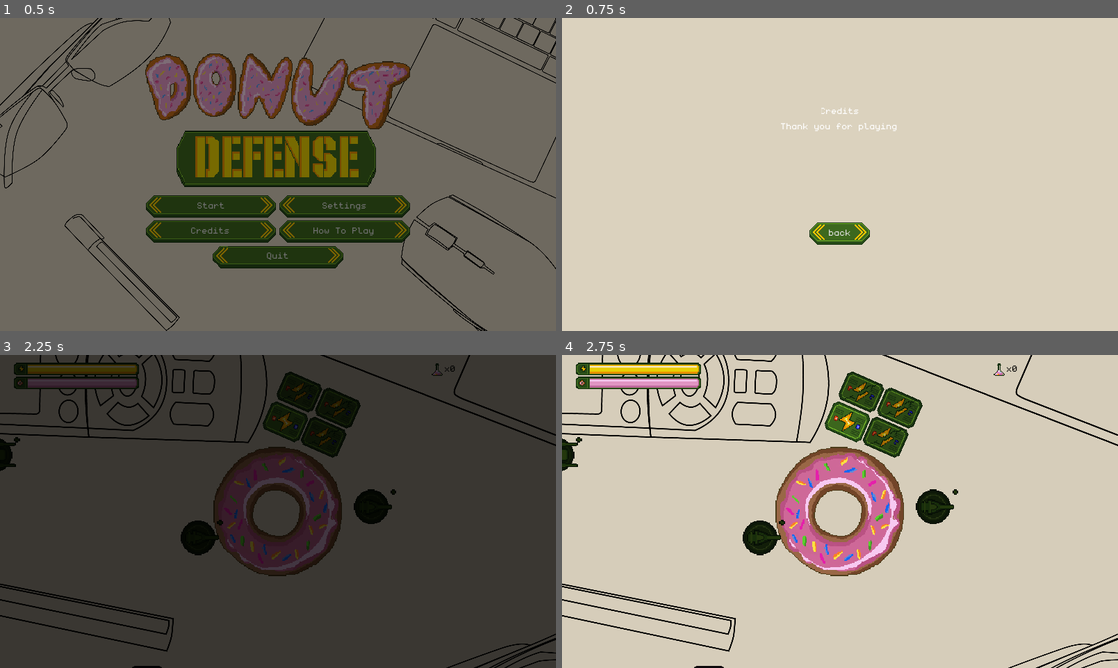
Above: before the commit, frames 1-4 (two rows, left to right).
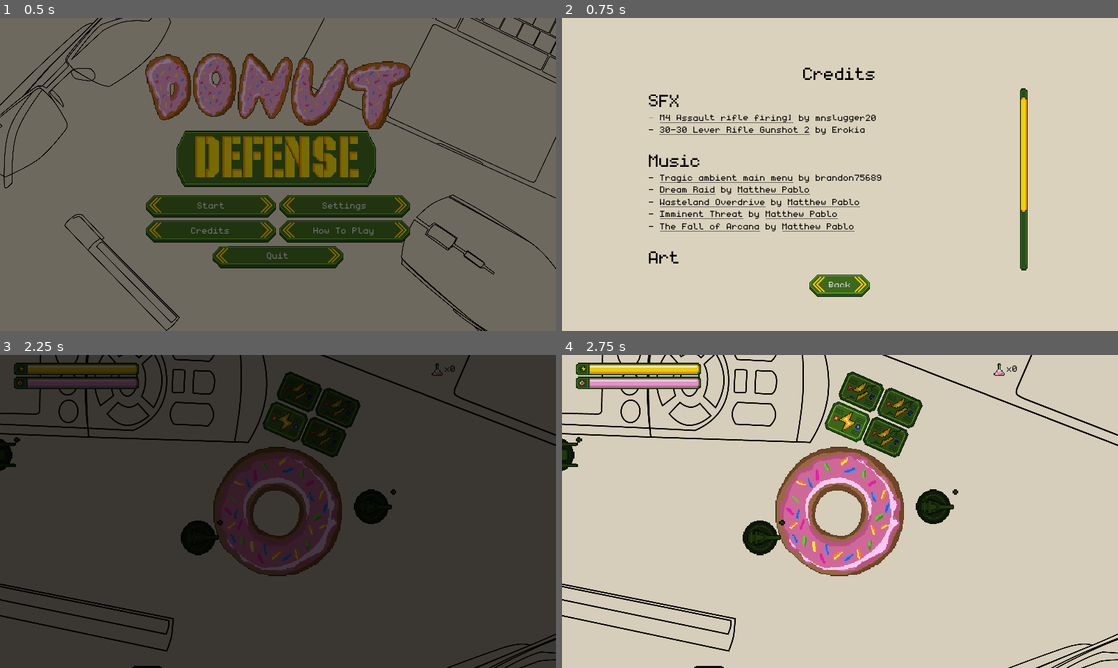
Above: after the commit, the same moments.

Repository: dmitriy-shmilo/gogodot-2021
Game: Godot game, scene res://title_screen/title_screen.tscn
The game is run twice, just before and just after one commit, with the same random seed, the same clock (stepped at 60 frames per second) and the same inputs. The engine's default icon, where the game draws it, is replaced by a stand-in: a white triangle on a blue panel in a dark square. Sound files missing from this copy of the repository are replaced by a short silence.
Inputs:
- Up to frame 1 (0.5 s): no input
- Up to frame 2 (0.75 s): click "Credits" at 0.5 s
- Up to frame 3 (2.25 s): click "back" (after the commit: "Back") at 1.25 s; click "Start" at 2 s
- Up to frame 4 (2.75 s): no input

Frame 1 is identical in both runs. In frame 2, 5.2% of the frame differs, in the area x 15-84%, y 15-90%; in frame 3, less than 0.1%; in frame 4, less than 0.1%.

Commit message:
Localize credits, style vertical scrollbars.

Diff:
--- a/src/credits_screen/credits_screen.gd
+++ b/src/credits_screen/credits_screen.gd
@@ -1,4 +1,9 @@
 extends VBoxContainer
+
+onready var _credits_text: RichTextLabel = $"CreditsText"
+
+func _ready() -> void:
+	_credits_text.bbcode_text = tr("ui_credits_text")
 
 
 func _on_CreditsText_meta_clicked(meta):
--- a/src/credits_screen/credits_screen.tscn
+++ b/src/credits_screen/credits_screen.tscn
@@ -1,16 +1,17 @@
-[gd_scene load_steps=4 format=2]
+[gd_scene load_steps=5 format=2]
 
 [ext_resource path="res://credits_screen/credits_screen.gd" type="Script" id=1]
 [ext_resource path="res://ui/cancel_shortcut.tres" type="ShortCut" id=2]
 [ext_resource path="res://ui/default_theme.tres" type="Theme" id=3]
+[ext_resource path="res://ui/font_large.tres" type="DynamicFont" id=4]
 
 [node name="CreditsScreen" type="VBoxContainer"]
 anchor_right = 1.0
 anchor_bottom = 1.0
 margin_left = 100.0
-margin_top = 100.0
+margin_top = 50.0
 margin_right = -100.0
-margin_bottom = -100.0
+margin_bottom = -40.0
 theme = ExtResource( 3 )
 script = ExtResource( 1 )
 __meta__ = {
@@ -18,33 +19,38 @@
 }
 
 [node name="TitleLabel" type="Label" parent="."]
-margin_right = 824.0
-margin_bottom = 14.0
+margin_right = 440.0
+margin_bottom = 26.0
+custom_colors/font_color = Color( 0, 0, 0, 1 )
+custom_fonts/font = ExtResource( 4 )
 text = "Credits"
 align = 1
 
 [node name="CreditsText" type="RichTextLabel" parent="."]
-margin_top = 18.0
-margin_right = 824.0
-margin_bottom = 376.0
+margin_top = 30.0
+margin_right = 440.0
+margin_bottom = 241.0
 size_flags_vertical = 3
+theme = ExtResource( 3 )
 bbcode_enabled = true
-bbcode_text = "[center]Thank you for playing[/center]"
-text = "Thank you for playing"
+bbcode_text = "ui_credits_text"
+text = "ui_credits_text"
 __meta__ = {
 "_edit_use_anchors_": false
 }
 
 [node name="BackButton" type="Button" parent="."]
-margin_left = 391.0
-margin_top = 380.0
-margin_right = 432.0
-margin_bottom = 400.0
+margin_left = 177.0
+margin_top = 245.0
+margin_right = 263.0
+margin_bottom = 270.0
 size_flags_horizontal = 4
+shortcut_in_tooltip = false
 shortcut = ExtResource( 2 )
-text = "back"
+text = "ui_back"
 __meta__ = {
 "_edit_use_anchors_": false
 }
+
 [connection signal="meta_clicked" from="CreditsText" to="." method="_on_CreditsText_meta_clicked"]
 [connection signal="pressed" from="BackButton" to="." method="_on_BackButton_pressed"]
--- a/src/tr_keys.csv
+++ b/src/tr_keys.csv
@@ -11,11 +11,45 @@
 ui_credits,Credits,Благодарности
 ui_tutorial,How To Play,Как играть
 ui_quit,Quit,Выход
+ui_back,Back,Назад
 ui_retry,Retry,Еще раз
 ui_continue,Continue,Продолжить
 ui_pause,Pause,Пауза
 ui_highscore_achieved,"[center]You fought like a lion, but nobody can fight an endless swarm forever. Your score is [b] …(181 unchanged characters)…
 ui_highscore,"[center]You fought like a lion, but nobody can fight an endless swarm forever. Your score is [b]{0}[/b].  …(200 unchanged characters)…
+ui_credits_text,"[color=black][font=res://ui/font_large.tres]SFX[/font]
+- [url=https://freesound.org/people/mnslugger20/sounds/259758/]M4 Assault rifle firing][/url] by mnslugger20
+- [url=https://freesound.org/people/Erokia/sounds/410400/]30-30 Lever Rifle Gunshot 2[/url] by Erokia
+
+[font=res://ui/font_large.tres]Music[/font]
+- [url=https://opengameart.org/content/tragic-ambient-main-menu]Tragic ambient main menu[/url] by brandon75689
+- [url=https://opengameart.org/content/dream-raid-cinematic-action-soundtrack]Dream Raid[/url] by [url=http://www.matthewpablo.com/]Matthew Pablo[/url]
+- [url=https://opengameart.org/content/wasteland-overdrive]Wasteland Overdrive[/url] by [url=http://www.matthewpablo.com/]Matthew Pablo[/url]
+- [url=https://opengameart.org/content/imminent-threat]Imminent Threat[/url] by [url=http://www.matthewpablo.com/]Matthew Pablo[/url]
+- [url=https://opengameart.org/content/the-fall-of-arcana-epic-game-theme-music]The Fall of Arcana[/url] by [url=http://www.matthewpablo.com/]Matthew Pablo[/url]
+
+[font=res://ui/font_large.tres]Art[/font]
+- [url=https://github.com/dmitriy-shmilo]Dmitriy Shmilo[/url]
+- [url=https://www.artstation.com/i_bahachuk]Irene Bagachuk[/url]
+
+[font=res://ui/font_large.tres]Code[/font]
+- [url=https://github.com/dmitriy-shmilo]Dmitriy Shmilo[/url][/color]\n","[color=black][font=res://ui/font_large.tres]Звук[/font]
+- [url=https://freesound.org/people/mnslugger20/sounds/259758/]M4 Assault rifle firing][/url] by mnslugger20
+- [url=https://freesound.org/people/Erokia/sounds/410400/]30-30 Lever Rifle Gunshot 2[/url] by Erokia\n
+
+[font=res://ui/font_large.tres]Музыка[/font]
+- [url=https://opengameart.org/content/tragic-ambient-main-menu]Tragic ambient main menu[/url] by brandon75689
+- [url=https://opengameart.org/content/dream-raid-cinematic-action-soundtrack]Dream Raid[/url] by [url=http://www.matthewpablo.com/]Matthew Pablo[/url]
+- [url=https://opengameart.org/content/wasteland-overdrive]Wasteland Overdrive[/url] by [url=http://www.matthewpablo.com/]Matthew Pablo[/url]
+- [url=https://opengameart.org/content/imminent-threat]Imminent Threat[/url] by [url=http://www.matthewpablo.com/]Matthew Pablo[/url]
+- [url=https://opengameart.org/content/the-fall-of-arcana-epic-game-theme-music]The Fall of Arcana[/url] by [url=http://www.matthewpablo.com/]Matthew Pablo[/url]
+
+[font=res://ui/font_large.tres]Арт[/font]
+- [url=https://github.com/dmitriy-shmilo]Dmitriy Shmilo[/url]
+- [url=https://www.artstation.com/i_bahachuk]Irene Bagachuk[/url]
+
+[font=res://ui/font_large.tres]Код[/font]
+- [url=https://github.com/dmitriy-shmilo]Dmitriy Shmilo[/url][/color]\n"
 key_up,Up,Вверх
 key_down,Down,Вниз
 key_left,Left,Влево
--- a/src/ui/default_theme.tres
+++ b/src/ui/default_theme.tres
@@ -103,6 +103,48 @@
 margin_top = 9.39435
 expand_margin_bottom = 3.0
 
+[sub_resource type="StyleBoxTexture" id=21]
+texture = ExtResource( 1 )
+region_rect = Rect2( 48, 48, 16, 16 )
+margin_left = 5.87729
+margin_right = 6.50253
+margin_top = 7.25282
+margin_bottom = 8.12816
+
+[sub_resource type="StyleBoxTexture" id=22]
+texture = ExtResource( 1 )
+region_rect = Rect2( 64, 48, 16, 16 )
+margin_left = 5.87729
+margin_right = 6.50253
+margin_top = 7.25282
+margin_bottom = 8.12816
+
+[sub_resource type="StyleBoxTexture" id=23]
+texture = ExtResource( 1 )
+region_rect = Rect2( 48, 48, 16, 16 )
+margin_left = 5.87729
+margin_right = 6.50253
+margin_top = 7.25282
+margin_bottom = 8.12816
+
+[sub_resource type="StyleBoxTexture" id=24]
+texture = ExtResource( 1 )
+region_rect = Rect2( 96, 48, 16, 16 )
+margin_left = 7.0
+margin_right = 6.50253
+margin_top = 7.25282
+margin_bottom = 8.12816
+expand_margin_left = 2.0
+
+[sub_resource type="StyleBoxTexture" id=25]
+texture = ExtResource( 1 )
+region_rect = Rect2( 96, 48, 16, 16 )
+margin_left = 7.0
+margin_right = 6.50253
+margin_top = 7.25282
+margin_bottom = 8.12816
+expand_margin_left = 2.0
+
 [sub_resource type="DynamicFont" id=6]
 font_data = ExtResource( 2 )
 
@@ -124,3 +166,8 @@
 TabContainer/styles/panel = SubResource( 11 )
 TabContainer/styles/tab_bg = SubResource( 12 )
 TabContainer/styles/tab_fg = SubResource( 13 )
+VScrollBar/styles/grabber = SubResource( 21 )
+VScrollBar/styles/grabber_highlight = SubResource( 22 )
+VScrollBar/styles/grabber_pressed = SubResource( 23 )
+VScrollBar/styles/scroll = SubResource( 24 )
+VScrollBar/styles/scroll_focus = SubResource( 25 )
--- /dev/null
+++ b/src/ui/font_large.tres
@@ -0,0 +1,7 @@
+[gd_resource type="DynamicFont" load_steps=2 format=2]
+
+[ext_resource path="res://assets/monogram-extended.ttf" type="DynamicFontData" id=1]
+
+[resource]
+size = 32
+font_data = ExtResource( 1 )
Binary file changed: src/assets/ui.aseprite
Binary file changed: src/assets/ui.png
Binary file changed: src/tr_keys.en.translation
Binary file changed: src/tr_keys.ru.translation
Not shown: 1 places in src/ui/default_theme.tres that only renumber resources
Not shown, changed: README.md
